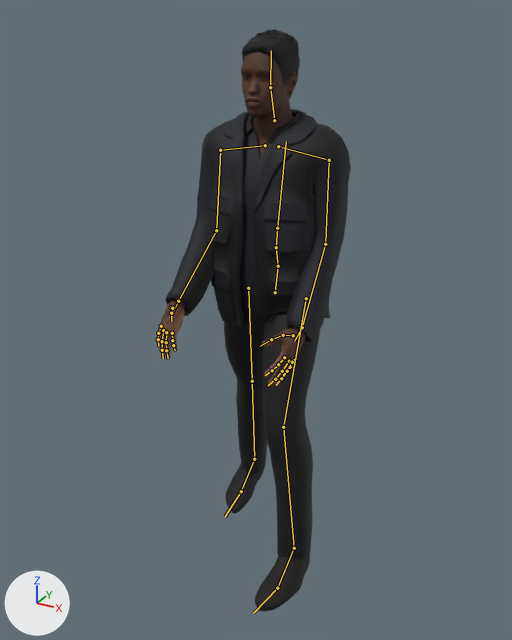
The glTF model public/models/npcs/jmpd-patrol-officer.glb, before and after one commit.
Camera for both pictures: a camera (50 mm lens) standing at (1.033, -2.022, 1.896) and looking at (-0.035, -0.08, 0.925). Lighting does not change. The marker at lower left points along +X, +Y and +Z. The picture after the commit comes second. Both versions are drawn at frame 10 of the action 'sprint'; the numbers are the values there. The bones that change, and the others that lie on the model, are drawn over the model as lines.

The first picture shows 'EyesMesh', 'HairShoesMesh', 'OutfitMesh', 'SkinMesh'.
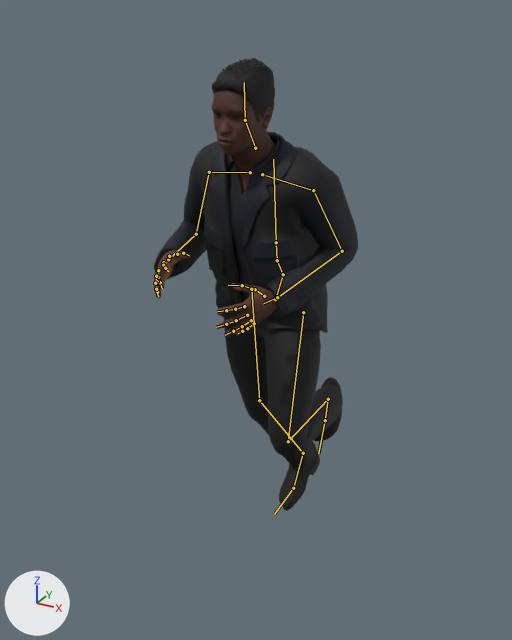
What differs and where, as boxes (x1, y1, x2, y2) in the pictures (512 x 640 px):
'OutfitMesh', posed (10% wider, 25% shorter): before (165, 109, 351, 559); after (154, 132, 358, 468)
'SkinMesh', posed: before (157, 52, 306, 386); after (154, 90, 277, 337)
'HairShoesMesh', posed (54% wider, 22% shorter): before (226, 29, 310, 612); after (212, 58, 342, 511)
'EyesMesh', posed: before (244, 75, 269, 78); after (215, 113, 240, 118)
bone 'Hips', root to tip: before (275, 292) to (278, 266); after (275, 299) to (283, 274)
bone 'Spine', root to tip: before (278, 266) to (276, 247); after (283, 274) to (277, 260)
bone 'Chest', root to tip: before (276, 247) to (277, 228); after (277, 260) to (276, 242)
bone 'UpperArm_L', root to tip: before (329, 160) to (325, 244); after (313, 190) to (342, 251)
bone 'LowerArm_L', root to tip: before (325, 244) to (302, 327); after (342, 251) to (277, 297)
bone 'UpperArm_R', root to tip: before (220, 150) to (216, 230); after (209, 172) to (196, 234)
bone 'LowerArm_R', root to tip: before (216, 230) to (178, 301); after (196, 234) to (168, 259)
bone 'Head', root to tip: before (270, 87) to (271, 50); after (245, 120) to (244, 82)
bone 'UpperLeg_L', root to tip: before (306, 298) to (283, 427); after (303, 312) to (288, 441)
bone 'LowerLeg_L', root to tip: before (283, 427) to (294, 548); after (288, 441) to (328, 399)
bone 'Foot_L', root to tip: before (294, 548) to (277, 588); after (328, 399) to (325, 420)
bone 'UpperLeg_R', root to tip: before (248, 288) to (252, 381); after (251, 289) to (259, 400)
bone 'LowerLeg_R', root to tip: before (252, 381) to (254, 459); after (259, 400) to (303, 453)
bone 'Foot_R', root to tip: before (254, 459) to (241, 491); after (303, 453) to (293, 488)

The change, as a diff of the scene's bpy script:
```diff
--- a/public/models/npcs/jmpd-patrol-officer.glb.py
+++ b/public/models/npcs/jmpd-patrol-officer.glb.py
@@ bone_hips @@
 bone_hips = bpy.data.objects['Npc_jmpd-patrol-officer'].pose.bones['Hips']  # child of 'Root'
-bone_hips.location = (0.0, 0.0, 0.0)
-bone_hips.rotation_quaternion = (0.998, 0.069, -0.003, 0.005)  # degrees (8, 0, 1)
+bone_hips.location = (0.001, -0.024, -0.009)
+bone_hips.rotation_quaternion = (0.994, 0.048, -0.039, -0.096)  # degrees (6, -4, -11)
@@ bone_spine @@
 bone_spine = bpy.data.objects['Npc_jmpd-patrol-officer'].pose.bones['Spine']  # child of 'Hips'
-bone_spine.rotation_quaternion = (0.999, -0.038, 0.0, 0.002)  # degrees (-4, 0, 0)
+bone_spine.rotation_quaternion = (0.983, 0.16, 0.035, 0.076)  # degrees (19, 3, 9)
@@ bone_chest @@
 bone_chest = bpy.data.objects['Npc_jmpd-patrol-officer'].pose.bones['Chest']  # child of 'Spine'
-bone_chest.rotation_quaternion = (0.999, -0.052, 0.0, -0.003)  # degrees (-6, 0, 0)
+bone_chest.rotation_quaternion = (0.997, -0.071, 0.009, -0.017)  # degrees (-8, 1, -2)
@@ bone_upperarm_l @@
 bone_upperarm_l = bpy.data.objects['Npc_jmpd-patrol-officer'].pose.bones['UpperArm_L']  # child of 'clavicle_l'
-bone_upperarm_l.rotation_quaternion = (0.935, -0.033, 0.012, -0.352)  # degrees (-4, 0, -41)
+bone_upperarm_l.rotation_quaternion = (0.92, -0.121, 0.209, -0.307)  # degrees (-22, 18, -40)
@@ bone_lowerarm_l @@
 bone_lowerarm_l = bpy.data.objects['Npc_jmpd-patrol-officer'].pose.bones['LowerArm_L']  # child of 'UpperArm_L'
-bone_lowerarm_l.rotation_quaternion = (0.999, -0.04, 0.0, 0.0)  # degrees (-5, 0, 0)
+bone_lowerarm_l.rotation_quaternion = (0.869, 0.494, 0.0, 0.037)  # degrees (59, -2, 4)
@@ bone_upperarm_r @@
 bone_upperarm_r = bpy.data.objects['Npc_jmpd-patrol-officer'].pose.bones['UpperArm_R']  # child of 'clavicle_r'
-bone_upperarm_r.rotation_quaternion = (0.935, 0.033, 0.012, 0.352)  # degrees (4, 0, 41)
+bone_upperarm_r.rotation_quaternion = (0.973, 0.038, -0.163, 0.156)  # degrees (1, -19, 18)
@@ bone_lowerarm_r @@
 bone_lowerarm_r = bpy.data.objects['Npc_jmpd-patrol-officer'].pose.bones['LowerArm_R']  # child of 'UpperArm_R'
-bone_lowerarm_r.rotation_quaternion = (0.999, -0.04, 0.0, 0.0)  # degrees (-5, 0, 0)
+bone_lowerarm_r.rotation_quaternion = (0.85, 0.525, 0.0, -0.04)  # degrees (63, 2, -4)
@@ bone_head @@
 bone_head = bpy.data.objects['Npc_jmpd-patrol-officer'].pose.bones['Head']  # child of 'neck_01'
-bone_head.rotation_quaternion = (1.0, 0.011, 0.0, 0.001)  # degrees (1, 0, 0)
+bone_head.rotation_quaternion = (0.997, -0.072, 0.026, -0.012)  # degrees (-8, 3, -2)
@@ bone_upperleg_l @@
 bone_upperleg_l = bpy.data.objects['Npc_jmpd-patrol-officer'].pose.bones['UpperLeg_L']  # child of 'Hips'
-bone_upperleg_l.rotation_quaternion = (-0.948, 0.283, 0.03, -0.145)  # degrees (-33, 1, 17)
+bone_upperleg_l.rotation_quaternion = (0.936, -0.273, -0.209, 0.058)  # degrees (-35, -21, 14)
@@ bone_lowerleg_l @@
 bone_lowerleg_l = bpy.data.objects['Npc_jmpd-patrol-officer'].pose.bones['LowerLeg_L']  # child of 'UpperLeg_L'
-bone_lowerleg_l.rotation_quaternion = (0.977, 0.212, 0.025, 0.005)  # degrees (25, 3, 1)
+bone_lowerleg_l.rotation_quaternion = (0.621, 0.77, 0.0, -0.144)  # degrees (101, 13, -11)
@@ bone_foot_l @@
 bone_foot_l = bpy.data.objects['Npc_jmpd-patrol-officer'].pose.bones['Foot_L']  # child of 'LowerLeg_L'
-bone_foot_l.rotation_quaternion = (0.999, 0.038, 0.009, 0.004)  # degrees (4, 1, 1)
+bone_foot_l.rotation_quaternion = (0.975, 0.104, -0.02, 0.193)  # degrees (11, -5, 22)
@@ bone_upperleg_r @@
 bone_upperleg_r = bpy.data.objects['Npc_jmpd-patrol-officer'].pose.bones['UpperLeg_R']  # child of 'Hips'
-bone_upperleg_r.rotation_quaternion = (0.999, 0.065, -0.007, 0.035)  # degrees (7, -1, 4)
+bone_upperleg_r.rotation_quaternion = (-0.98, -0.081, -0.086, 0.158)  # degrees (8, 11, -18)
@@ bone_lowerleg_r @@
 bone_lowerleg_r = bpy.data.objects['Npc_jmpd-patrol-officer'].pose.bones['LowerLeg_R']  # child of 'UpperLeg_R'
-bone_lowerleg_r.rotation_quaternion = (1.003, -0.035, 0.004, 0.001)  # degrees (-4, 0, 0)
+bone_lowerleg_r.rotation_quaternion = (0.963, 0.262, 0.0, 0.049)  # degrees (30, -1, 5)
@@ bone_foot_r @@
 bone_foot_r = bpy.data.objects['Npc_jmpd-patrol-officer'].pose.bones['Foot_R']  # child of 'LowerLeg_R'
-bone_foot_r.rotation_quaternion = (1.0, 0.019, 0.0, -0.001)  # degrees (2, 0, 0)
+bone_foot_r.rotation_quaternion = (0.984, -0.094, 0.072, -0.132)  # degrees (-12, 7, -16)
```
